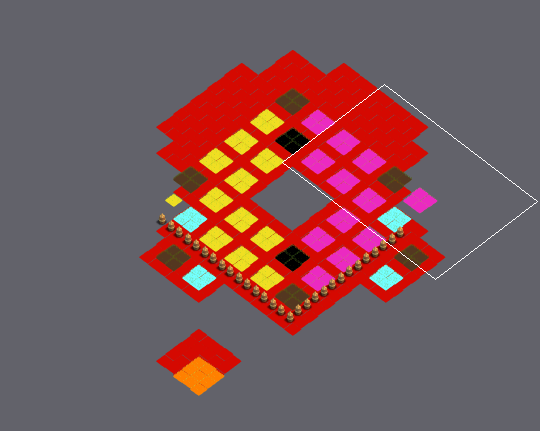
Tiled map: Resources/map_02.tmx. Above: a wide view before the commit, with the close-up outlined.
Close-up. Before the edit:
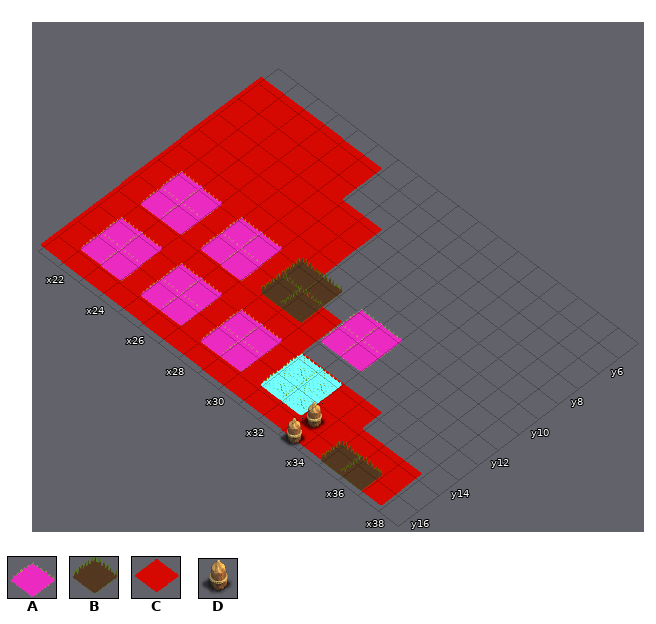
Cells are 55x42 px. Isometric: x runs down to the right, y down to the left. Shown: x 21..38, y 5..16. The commit also changed other parts of the map, which this record leaves out.
Key: from "tileset": A 1, B 5, C 7; from "wall_peg": D 0.
_ is an empty cell.
Layers that did not change in this view are not listed.
Layer "Domain" before, first column x 21:
 5 __________________
 6 CCCCCC____________
 7 CCCCCC____________
 8 CCCCCCCC__________
 9 CCCCCCCC__________
10 CCCCCCCC__________
11 CCCCCCCCB_________
12 CCCCCCCCCC________
13 CCCCCCCCCC________
14 CCCCCCCCCCCCCC____
15 CCCCCCCCCCCCCCCCC_
16 CCCCCCCCCCCCCCCCC_
Layer "ElixerTank" before, first column x 21:
 5 __________________
 6 __________________
 7 __________________
 8 __________________
 9 __________________
10 __________________
11 _AA_AA____AA______
12 _AA_AA____AA______
13 __________________
14 _AA_AA_AA_________
15 _AA_AA_AA_________
16 __________________
The result:
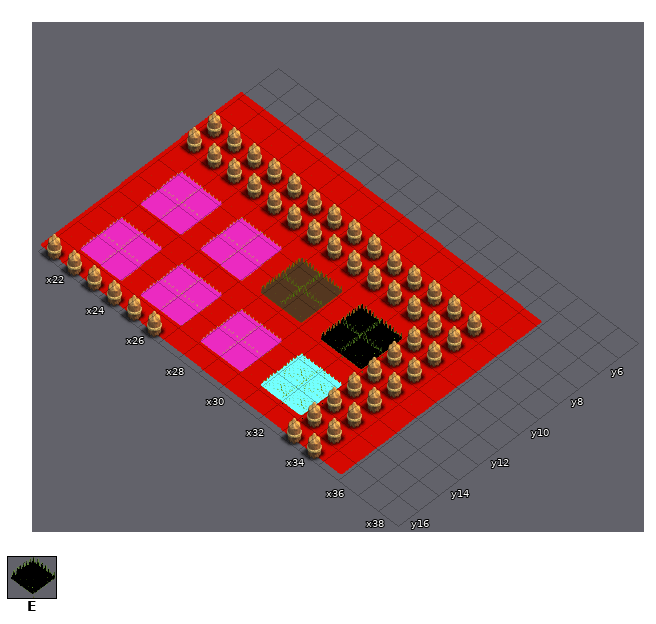
Further tiles: from "tileset": E 4.
Change:
Layer "Domain":
The edit turns tile B into tile C in row 11 at x 29.
There is now tile C in row 7 at x 27 to 35; in rows 8 to 10 at x 29 to 35; in row 11 at x 30 to 35; in rows 12 to 13 at x 31 to 35; in row 14 at x 35.
The edit erases tile C in row 6 at x 21 to 26; in rows 15 to 16 at x 36 to 37.
Layer "ArcherTower":
There is now tile B in row 11 at x 29.
The edit erases tile B in row 16 at x 35 to 36.
Layer "TrenchMortar":
There is now tile E in rows 11 to 12 at x 31 to 32.
Layer "ElixerTank":
The edit erases tile A in rows 11 to 12 at x 31 to 32.
Layer "Wall":
There is now tile D in rows 8 to 9 at x 21 to 34; in rows 10 to 14 at x 33 to 34; in row 15 at x 34; in row 16 at x 21 to 26 and 34.
Boxes around the changes in both close-ups, in picture pixels (x1, y1, x2, y2):
changed: (179, 77, 542, 505)
added: (40, 233, 167, 340)
